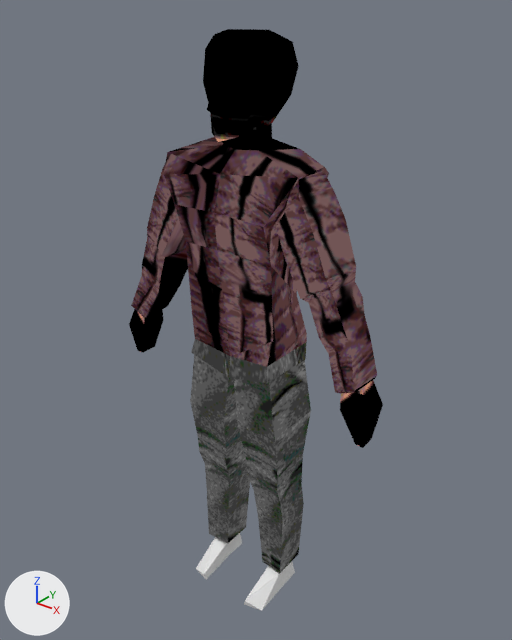
The Blender file meshes/entities/player_models/male_01_model/male_player_model.blend: old version first, new version second.
One viewpoint serves both versions: a camera (50 mm lens) standing at (1.327, -1.624, 2.1) and looking at (0.003, 0.031, 1.074). The axes (+X, +Y, +Z) are drawn at lower left. The lights are the same throughout.
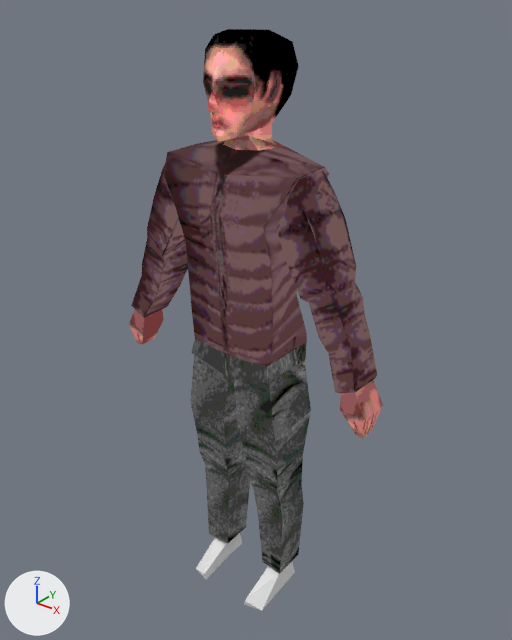
The edits, one by one:
me_cube_002 has 264 vertices, 270 faces, 2 loose edges and spans x -2.22..2.22, y 3.66..5.03, z -6.51..2.25.
me_cube_002 is used by ob_cube; location (0.002, -1.0, 1.466); scale (0.225, 0.225, 0.225).
Before the commit, vertices of me_cube_002: 115 (2.05, 4.15, -2.8) at pixel (355, 444), 116 (2.03, 4.41, -2.78), 117 (2.17, 4.15, -2.81) at pixel (362, 448), 118 (2.15, 4.41, -2.8) at pixel (371, 438).
Before the commit, vertices of me_cube_002: 254 (-2.04, 4.15, -2.8) at pixel (142, 352), 255 (-2.03, 4.41, -2.78) at pixel (154, 346), 256 (-2.16, 4.15, -2.81) at pixel (137, 351), 257 (-2.15, 4.41, -2.8).
Part 1, on me_cube_002:
Vertices 115 to 118 of me_cube_002 move by (0.0, 0.0, 0.15).
Part 2, on me_cube_002:
Vertices 254 to 257 of me_cube_002 move by (0.0, 0.0, 0.15).
Part 3, on me_cube_002:
Vertex 123 of me_cube_002 moves from (0.69, 4.64, 0.85) at pixel (300, 148) to (0.46, 4.64, 0.85) at pixel (286, 146).
Vertex 201 of me_cube_002 moves from (-0.69, 4.64, 0.85) to (-0.46, 4.64, 0.85).
me_cube_002 part 4: 184 kept faces spanning x -2.22..2.22, y 3.66..5.03, z -2.66..2.25 get new texture (UV) coordinates.

Changed parts and their boxes (x1, y1, x2, y2) in the pictures (512 x 640 px; the box of a moved part takes in the faces that stretch with it):
part 1 of me_cube_002, moved or reshaped: before (340, 405, 383, 448); after (340, 405, 383, 439)
part 2 of me_cube_002, moved or reshaped: before (129, 321, 163, 352); after (129, 321, 163, 345)
part 3 of me_cube_002, moved or reshaped: before (169, 135, 324, 178); after (170, 135, 324, 178)
part 4 of me_cube_002, surface changed: (129, 34, 383, 419) in both
